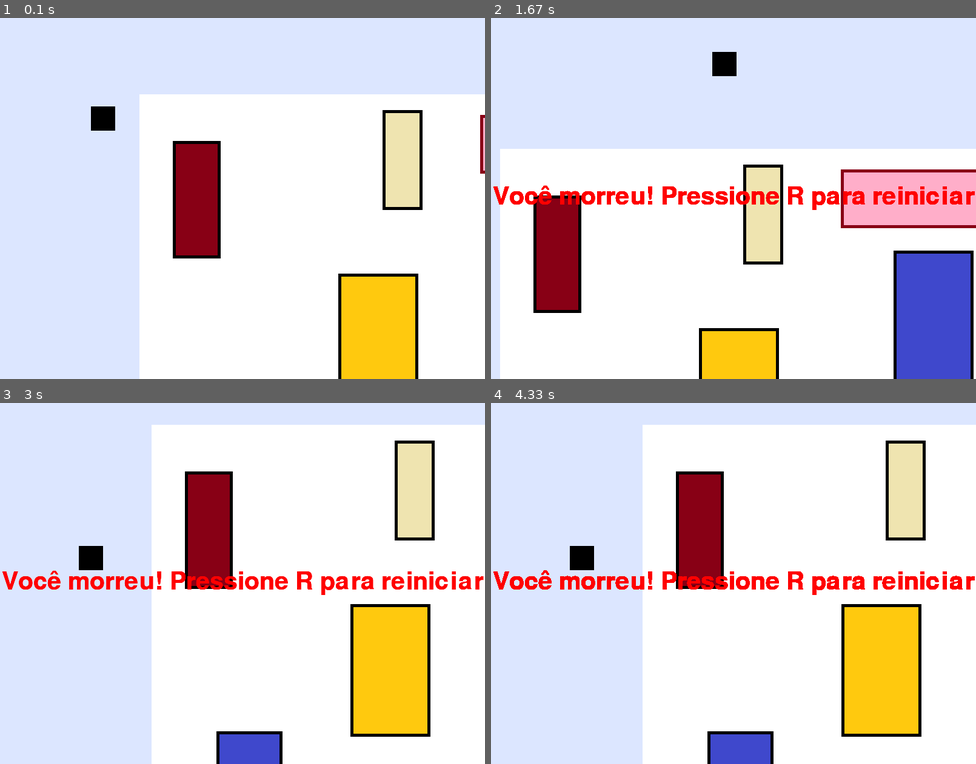
Above: before the commit, frames 1-4 (two rows, left to right).
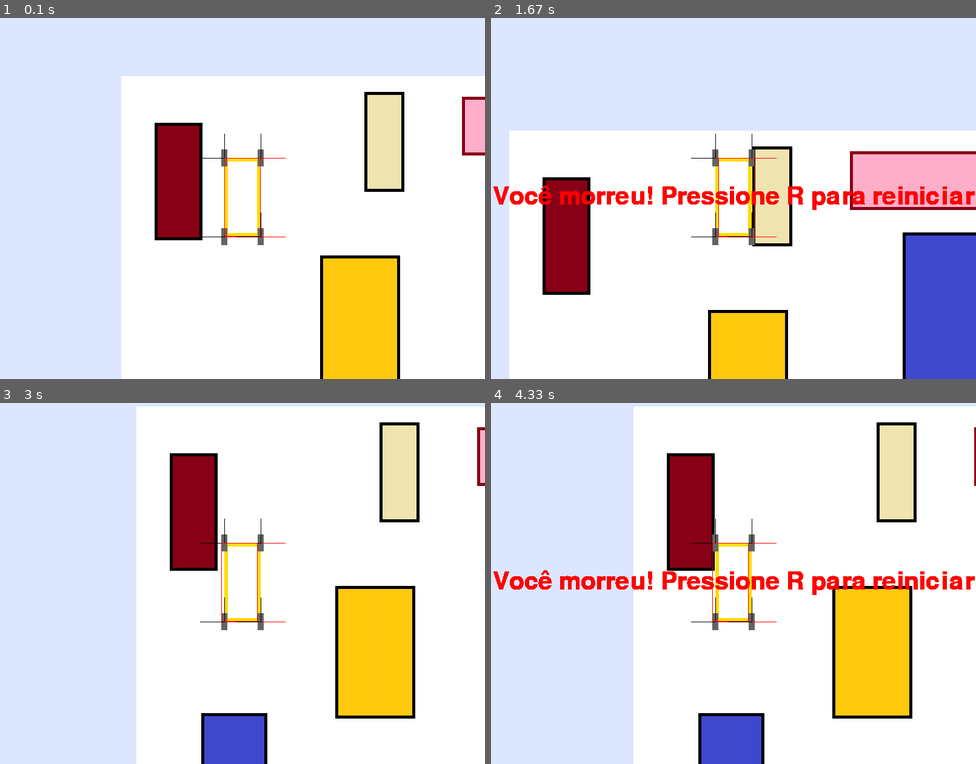
Above: after the commit, the same moments.

Repository: marcoacolla/LAR-Trafo-Cabeca-de-Serie
Game: pygame game, started from Python_Sim_Pygame/v1.0_pygame.py
Same seed, same stepped clock (60 frames per second), same inputs: the game is played once before the commit and once after it.
Inputs:
- Up to frame 1 (0.1 s): no input
- Up to frame 2 (1.67 s): hold D 0.33-0.8 s; hold W 0.83-1.13 s; hold D 1.17-1.63 s
- Up to frame 3 (3 s): tap R at 2.23 s; hold S 2.57-2.87 s; hold A from 2.9 s (still down)
- Up to frame 4 (4.33 s): release A at 3.3 s; hold W 3.33-3.7 s

The runs differ from the first frame. In frame 1, 18% of the frame differs, in the area x 18-100%, y 16-100%; in frame 2, 18%; in frame 3, 21%, in the area x 0-100%, y 1-100%; in frame 4, 15%.

Commit message:
adding robot hitbox

Diff:
--- a/Python_Sim_Pygame/Camera/Camera.py
+++ b/Python_Sim_Pygame/Camera/Camera.py
@@ -22,8 +22,8 @@
 
     def update(self, player):
         # Centraliza o player na tela
-        self.offset_x = player.x - self.width // 2 + player.size // 2
-        self.offset_y = player.y - self.height // 2 + player.size // 2
+        self.offset_x = player.x - self.width // 2
+        self.offset_y = player.y - self.height // 2
 
     def apply(self, rect):
         # Aplica o deslocamento da câmera a um retângulo
--- /dev/null
+++ b/Python_Sim_Pygame/Player/GLV.py
@@ -0,0 +1,14 @@
+
+ROBOT_LENGTH   = 325 # Comprimento do robô ...... 350 cm
+ROBOT_WIDTH   = 150 # Comprimento do robô ...... 125 cm
+STEP = 5.0
+ANGULAR_VEL_CONST = STEP / ROBOT_LENGTH
+
+WHEEL_RADIUS   = 14 # Raio das rodas do robô ... 35 cm
+TIRE_THICKNESS = 10  # Grossura do pneu ......... 25 cm
+
+CONTROLLER_TICK = 50 #50ms
+CONTROLLER_DEADZONE = .05
+
+CURVE_MAX_RADIUS = 100
+CURVE_MIN_RADIUS = 8
--- /dev/null
+++ b/Python_Sim_Pygame/Player/Pathing/Axes.py
@@ -0,0 +1,41 @@
+import pygame
+import math
+
+class Axes:
+    def __init__(self, parent, name, x_axis_color=(255, 0, 0), y_axis_color=(0, 255, 0), fixed=False, length=40):
+        self.parent = parent
+        self.name = f"{self.parent.getName()}_{name}_axes"
+        self.x_axis_color = x_axis_color
+        self.y_axis_color = y_axis_color
+        self.fixed = fixed      # Se True, eixo não gira com a roda
+        self.length = length    # Tamanho da linha desenhada
+        self.lines = []         # Guarda os pontos das linhas (x_axis, y_axis)
+
+        self.updateOrientation()
+
+    def updateOrientation(self):
+        px, py = self.parent.getPosition()
+        heading = self.parent.getHeading()
+
+        # Se o eixo é fixo, não acompanha rotação da roda
+        angle_x = math.radians(0 if self.fixed else heading)
+        angle_y = math.radians(90 if self.fixed else heading + 90)
+
+        # Ponto final do eixo X
+        x_end = (px + self.length * math.cos(angle_x),
+                 py - self.length * math.sin(angle_x))
+
+        # Ponto final do eixo Y
+        y_end = (px + self.length * math.cos(angle_y),
+                 py - self.length * math.sin(angle_y))
+
+        self.lines = [
+            ((px, py), x_end, self.x_axis_color),  # eixo X
+            ((px, py), y_end, self.y_axis_color)   # eixo Y
+        ]
+
+    def draw(self, surface, camera_offset=(0,0)):
+        for start, end, color in self.lines:
+            start_screen = (start[0]-camera_offset[0], start[1]-camera_offset[1])
+            end_screen = (end[0]-camera_offset[0], end[1]-camera_offset[1])
+            pygame.draw.line(surface, color, start_screen, end_screen, 1)
--- a/Python_Sim_Pygame/Player/Player.py
+++ b/Python_Sim_Pygame/Player/Player.py
@@ -1,19 +1,56 @@
 import pygame
+from Player.Wheels import Wheel
 
 # Configurações do player
-PLAYER_SIZE = 40
-PLAYER_COLOR = (0, 0, 0)  # preto
+ROBOT_LENGTH   = 130 # Comprimento do robô ...... 350 cm
+ROBOT_WIDTH   = 60 # Comprimento do robô ...... 125 cm
+PLAYER_COLOR = (255, 220, 0)  # preto
 
 class Player:
+
+
+
     def __init__(self, x, y):
         self.x = x
         self.y = y
-        self.size = PLAYER_SIZE
+        self.lenght = ROBOT_LENGTH
+        self.width = ROBOT_WIDTH
         self.color = PLAYER_COLOR
         self.state = 'vivo'  # estados: 'vivo', 'morto'
 
-    def draw(self, surface):
-        pygame.draw.rect(surface, self.color, (self.x, self.y, self.size, self.size))
+        # Offsets das rodas (relativo ao centro do veículo)
+        half_w = self.width / 2
+        half_l = self.lenght / 2
+
+        self.wheels = [
+            Wheel(self, "front_left",  -half_w, -half_l),
+            Wheel(self, "front_right",  half_w, -half_l),
+            Wheel(self, "rear_left",   -half_w,  half_l),
+            Wheel(self, "rear_right",   half_w,  half_l),
+        ]
+
+    def getName(self):
+        return "player"
+    def getPosition(self):
+        return (self.x, self.y)
+
+    def getHeading(self):
+        return 0  # Se quiser, pode adicionar rotação do player
+
+    def draw(self, surface, camera_offset=(0,0)):
+        # Desenha corpo
+        rect = pygame.Rect(
+            self.x - self.width // 2 - camera_offset[0],
+            self.y - self.lenght // 2 - camera_offset[1],
+            self.width,
+            self.lenght
+        )
+        pygame.draw.rect(surface, self.color, rect, 6)
+
+        # Desenha rodas
+        for wheel in self.wheels:
+            wheel.draw(surface, camera_offset)
+
 
     def move(self, keys, speed=5):
         if self.state != 'vivo':
@@ -27,6 +64,11 @@
         if keys[pygame.K_s]:  # baixo
             self.y += speed
 
+        # Atualiza posição de todas as rodas
+        for wheel in self.wheels:
+            wheel.setPosition((self.x, self.y))
+            wheel.setHeading(90)
+
     def set_dead(self):
         self.state = 'morto'
 
@@ -38,3 +80,16 @@
 
     def is_dead(self):
         return self.state == 'morto'
+
+    def get_hitbox(self):
+        """
+        Retorna o retângulo da hitbox do player.
+        """
+
+        hitbox = pygame.Rect(
+            self.x - self.width // 2,
+            self.y - self.lenght // 2,
+            self.width, self.lenght)
+
+
+        return hitbox
--- /dev/null
+++ b/Python_Sim_Pygame/Player/Wheels.py
@@ -0,0 +1,85 @@
+import pygame
+import math
+import Player.GLV as GVL
+from Player.Pathing.Axes import Axes  # adaptado para pygame
+
+WHEEL_RADIUS = GVL.WHEEL_RADIUS
+TIRE_THICKNESS = GVL.TIRE_THICKNESS
+
+class Wheel:
+    def __init__(self, parent, name, x_offset, y_offset, color=(100, 100, 100), width=2*WHEEL_RADIUS, length=TIRE_THICKNESS):
+        self.parent = parent
+        self.name = f"{self.parent.getName()}_{name}_wheel"
+        self.width = width
+        self.length = length
+        self.relative_position = (x_offset, y_offset)
+
+        self.current_steering_angle = None
+        self.should_reverse = False
+        self.last_desired_angle = None
+        self.angular_limits = 130
+
+        # Surface base da roda
+        self.base_surface = pygame.Surface((self.width, self.length), 1)
+        self.base_surface.fill(color)
+
+        # Posição absoluta e heading
+        self.pos = (0, 0)
+        self.heading = 0
+
+        # Eixos da roda
+        self.fixed_axes = Axes(self, "fixed", x_axis_color=(255, 0, 0), y_axis_color=(255, 0, 0), fixed=True)
+        self.moving_axes = Axes(self, "moving", x_axis_color=(0, 0, 0), y_axis_color=(0, 0, 0), fixed=False)
+
+        # Inicializa posição e orientação
+        self.setPosition(self.parent.getPosition())
+        self.setHeading(self.parent.getHeading())
+
+    ''' Métodos getters e setters '''
+
+    def getName(self):
+        return self.name
+
+    def getPosition(self):
+        return self.pos
+
+    def getHeading(self):
+        return self.heading
+
+    def getOrientation(self):
+        return [self.getPosition(), self.getHeading()]
+
+    def setPosition(self, new_position):
+        # Calcula posição relativa ao veículo
+        angle = math.radians(self.parent.getHeading())
+        relative_x, relative_y = self.relative_position
+
+        rotated_x = relative_x * math.cos(angle) - relative_y * math.sin(angle)
+        rotated_y = relative_x * math.sin(angle) + relative_y * math.cos(angle)
+
+        parent_x, parent_y = self.parent.getPosition()
+        self.pos = (parent_x + rotated_x, parent_y + rotated_y)
+
+        # Atualiza eixos
+        self.fixed_axes.updateOrientation()
+        self.moving_axes.updateOrientation()
+
+    def setHeading(self, new_heading):
+        self.heading = new_heading
+        self.fixed_axes.updateOrientation()
+        self.moving_axes.updateOrientation()
+
+    def draw(self, surface, camera_offset=(0, 0)):
+        # Rotaciona e desenha a roda
+
+        screen_x = self.pos[0] - camera_offset[0]
+        screen_y = self.pos[1] - camera_offset[1]
+
+
+        rotated_surface = pygame.transform.rotate(self.base_surface, -self.heading)
+        rect = rotated_surface.get_rect(center=(screen_x, screen_y))
+        surface.blit(rotated_surface, rect)
+
+        # Atualiza e desenha eixos na tela (com offset da câmera)
+        self.fixed_axes.draw(surface, camera_offset)
+        self.moving_axes.draw(surface, camera_offset)
--- a/Python_Sim_Pygame/v1.0_pygame.py
+++ b/Python_Sim_Pygame/v1.0_pygame.py
@@ -15,9 +15,8 @@
 map_path = os.path.join(os.path.dirname(__file__), 'World', 'Obstacles', 'Untitled.png')
 map_image = pygame.image.load(map_path).convert()
 
-PLAYER_SIZE = 40
 from World.World import World
-SPAWN_X, SPAWN_Y = World.find_spawnpoint(map_image, PLAYER_SIZE)
+SPAWN_X, SPAWN_Y = 200,200
 player = Player(SPAWN_X, SPAWN_Y)
 camera = Camera(800, 600)
 
@@ -31,14 +30,23 @@
     keys = pygame.key.get_pressed()
     player.move(keys)
 
+
+
+    # Limpa e desenha o mapa
+    screen.fill((220, 230, 255))
+    screen.blit(map_image, (-camera.offset_x, -camera.offset_y))
+
     # Verificar colisão do player com paredes
-    player_rect = pygame.Rect(player.x, player.y, player.size, player.size)
+    player_rect = player.get_hitbox()
+
+
+
+
     if player.state == 'vivo':
         for px in range(player_rect.left, player_rect.right):
             for py in range(player_rect.top, player_rect.bottom):
                 if 0 <= px < map_image.get_width() and 0 <= py < map_image.get_height():
                     cor = map_image.get_at((px, py))[:3]
-                    # Verde não é parede
                     if cor == (255, 255, 255):
                         continue
                     player.set_dead()
@@ -46,20 +54,20 @@
             if player.is_dead():
                 break
 
+    centered_rect = camera.apply(player_rect)
+    # Desenhar o player centralizado usando a câmera
+
     camera.update(player)
+    player.draw(screen, camera_offset=(camera.offset_x, camera.offset_y))
+    pygame.draw.rect(screen, (255, 0, 0), centered_rect, 1)
 
-    # Desenhar o mapa com deslocamento da câmera
-    screen.fill((220, 230, 255))
-    screen.blit(map_image, (-camera.offset_x, -camera.offset_y))
-
-    # Desenhar o player centralizado usando a câmera
-    centered_rect = camera.apply(player_rect)
-    player.draw(screen)
 
     if player.is_dead():
         def reset_player():
             player.set_alive(SPAWN_X, SPAWN_Y)
         camera.death_screen(screen, player, reset_player)
         continue
+
+
     pygame.display.flip()
     clock.tick(60)
--- a/Python_Sim_Turtle/Robot/Drivetrain/Vehicle.py
+++ b/Python_Sim_Turtle/Robot/Drivetrain/Vehicle.py
@@ -55,7 +55,7 @@
             Wheel(self, "COL_4",  half_length, -half_width)  # Coluna Frontal - Direita
         ]
 
-        self.lights = [True, False, True, False] # Estado das luzes (4)
+        self.lights = [True, True, True, True, True] # Estado das luzes (5)
         self.lights_turtle = turtle.Turtle()
         self.lights_turtle.hideturtle()
         self.lights_turtle.speed(0)
@@ -104,7 +104,7 @@
 
     def draw_lights(self, start_x=0, start_y=-60, radius=10, spacing=30):
         """Desenha as luzes alinhadas sobre o robô, acompanhando posição e orientação."""
-        colors = ['green', 'yellow', 'red', 'blue']
+        colors = ['green', 'yellow', 'red', 'blue', 'white']
         self.lights_turtle.clear()
         # Posição central do robô
         cx, cy = self.turtle.position()
@@ -115,8 +115,8 @@
             # Calcula posição relativa de cada luz
             angle_rad = math.radians(heading)
             # Alinha as luzes na frente, espaçadas lateralmente
-            offset_x = base_offset * math.sin(angle_rad) + (i-1.5)*spacing*math.cos(angle_rad)
-            offset_y = -base_offset * math.cos(angle_rad) + (i-1.5)*spacing*math.sin(angle_rad)
+            offset_x = base_offset * math.sin(angle_rad) + (i-2)*spacing*math.cos(angle_rad)
+            offset_y = -base_offset * math.cos(angle_rad) + (i-2)*spacing*math.sin(angle_rad)
             x = cx + offset_x
             y = cy + offset_y
             self.lights_turtle.goto(x, y)
